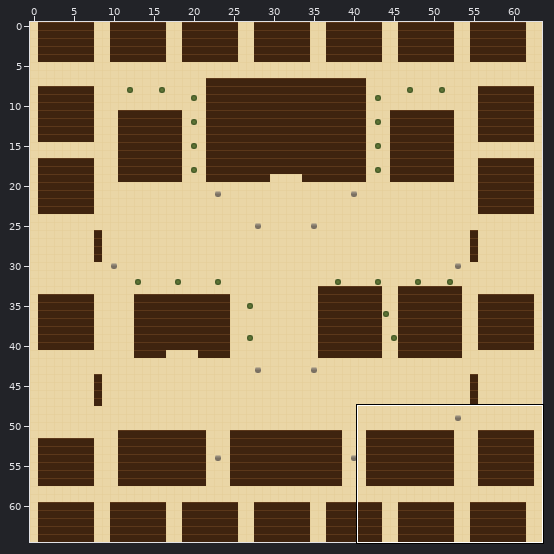
Two versions of a level (Tiled map (JSON), maps/city.tmj). The first picture is a wide view before the edit; the outline marks the close-up.
Close-up. Before:
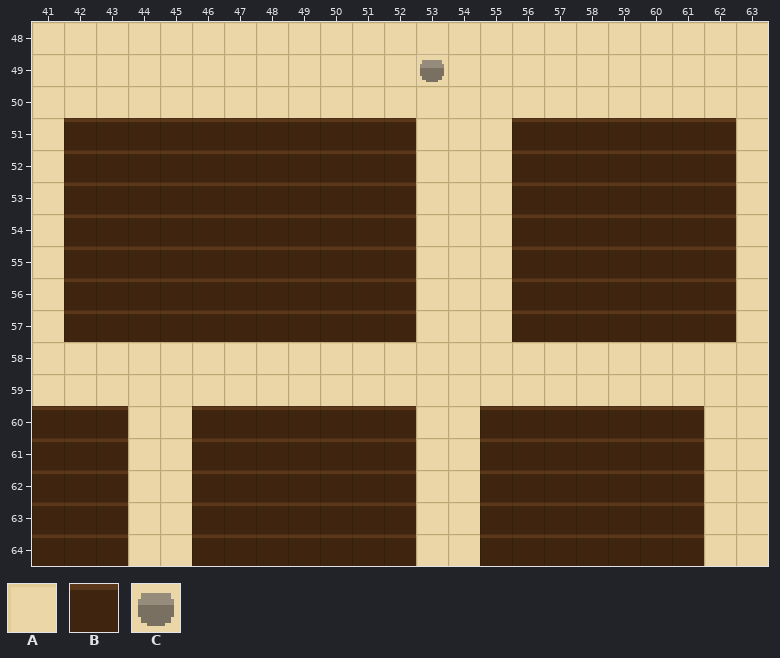
Cells are 16x16 px. Shown: x 41..63, y 48..64. The commit also changed other parts of the map, which this record leaves out.
Key: from "draft": A 0, B 1, C 4.
_ is an empty cell.
Layer "ground" before, first column x 41:
48 AAAAAAAAAAAAAAAAAAAAAAA
49 AAAAAAAAAAAACAAAAAAAAAA
50 AAAAAAAAAAAAAAAAAAAAAAA
51 ABBBBBBBBBBBAAABBBBBBBA
52 ABBBBBBBBBBBAAABBBBBBBA
53 ABBBBBBBBBBBAAABBBBBBBA
54 ABBBBBBBBBBBAAABBBBBBBA
55 ABBBBBBBBBBBAAABBBBBBBA
56 ABBBBBBBBBBBAAABBBBBBBA
57 ABBBBBBBBBBBAAABBBBBBBA
58 AAAAAAAAAAAAAAAAAAAAAAA
59 AAAAAAAAAAAAAAAAAAAAAAA
60 BBBAABBBBBBBAABBBBBBBAA
61 BBBAABBBBBBBAABBBBBBBAA
62 BBBAABBBBBBBAABBBBBBBAA
63 BBBAABBBBBBBAABBBBBBBAA
64 BBBAABBBBBBBAABBBBBBBAA
The same view after the edit:
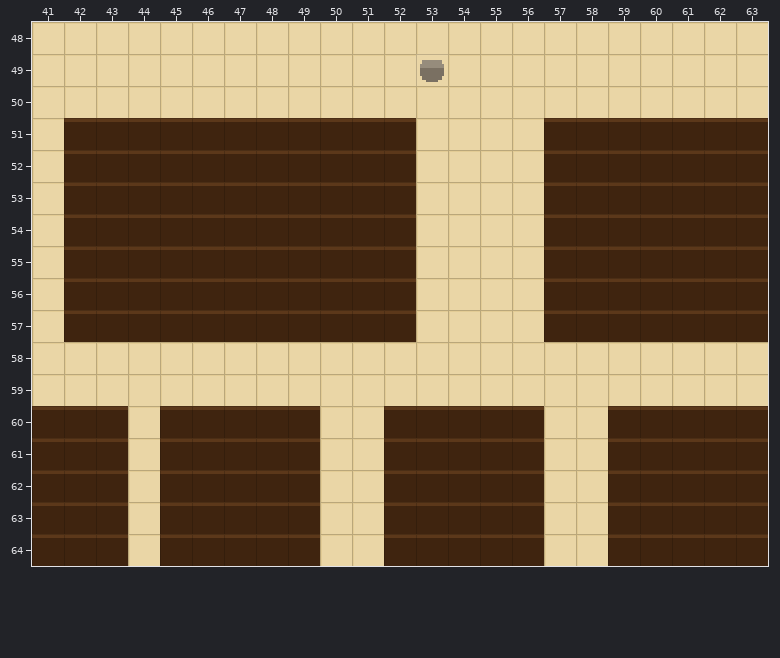
From old to new:
Layer "ground":
Tile A replaces tile B in rows 51 to 57 at x 56; in rows 60 to 64 at x 50 to 51 and 57 to 58.
Tile B replaces tile A in rows 51 to 57 at x 63; in rows 60 to 64 at x 45, 53 to 54 and 62 to 63.
Boxes around the changes in both close-ups, in picture pixels (x1, y1, x2, y2):
changed: (512, 118, 544, 342)
changed: (736, 118, 768, 342)
changed: (160, 406, 192, 566)
changed: (320, 406, 384, 566)
changed: (416, 406, 480, 566)
changed: (544, 406, 608, 566)
changed: (704, 406, 768, 566)
